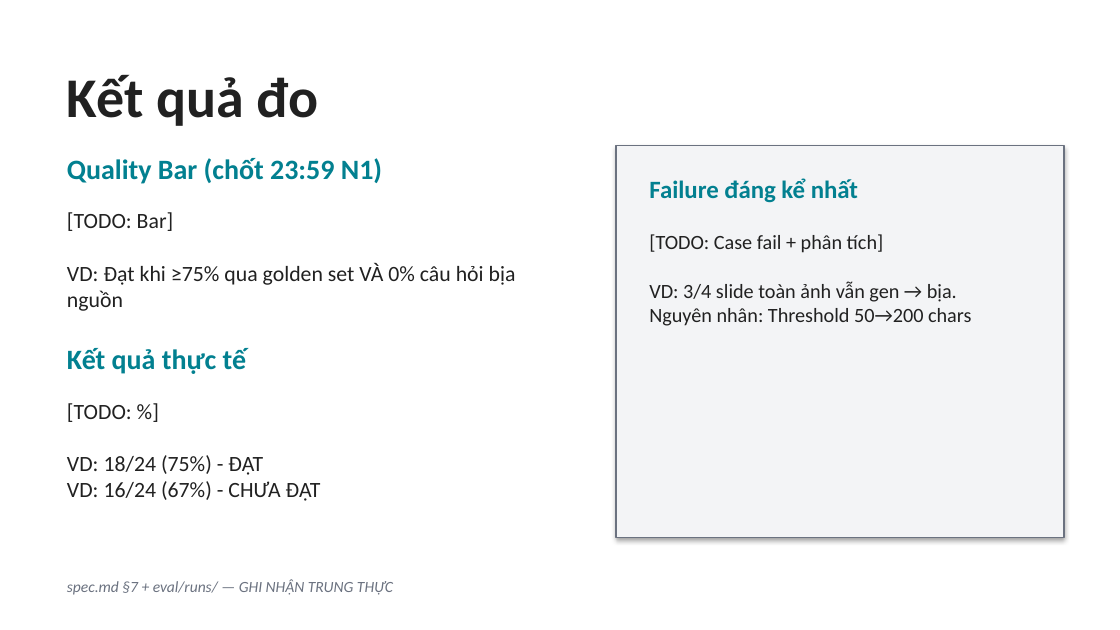
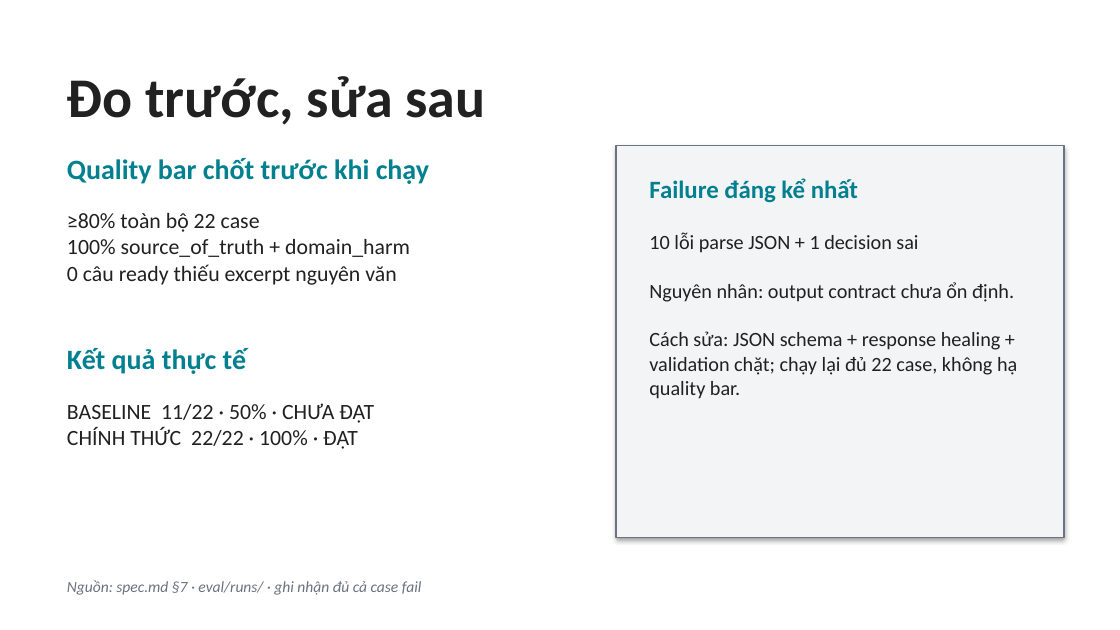
Before and after one commit to minhduc3105/K3-hackathon-Fable-E403, a slide deck: slide 4 of demo-slides.pptx. Drawn at 1120x630 pixels with LibreOffice and Linux fonts; fonts in the diff are those of the drawing. Boxes give left, top, right and bottom in pixels: in the first picture for what was removed or moved away, otherwise in the second. Text is boxed around its words. In the diff, an @@ line names an element or a change of style, - is before the commit and + after.

Commit message:
complete CP5 validation artifacts

```diff
--- a/demo-slides.pptx
+++ b/demo-slides.pptx
@@ text at [67, 76, 486, 125]: text changed @@
-Kết quả đo
+Đo trước, sửa sau
@@ text at [67, 158, 429, 184]: text changed @@
-Quality Bar (chốt 23:59 N1)
+Quality bar chốt trước khi chạy
@@ text at [67, 213, 410, 285]: text changed @@
-[TODO: Bar]
-VD: Đạt khi ≥75% qua golden set VÀ 0% câu hỏi bịa nguồn
+≥80% toàn bộ 22 case
+100% source_of_truth + domain_harm
+0 câu ready thiếu excerpt nguyên văn
@@ text at [649, 232, 1017, 399]: text changed @@
-[TODO: Case fail + phân tích]
-VD: 3/4 slide toàn ảnh vẫn gen → bịa.
-Nguyên nhân: Threshold 50→200 chars
+10 lỗi parse JSON + 1 decision sai
+Nguyên nhân: output contract chưa ổn định.
+Cách sửa: JSON schema + response healing + validation chặt; chạy lại đủ 22 case, không hạ quality bar.
@@ text at [67, 403, 374, 449]: text changed @@
-[TODO: %]
-VD: 18/24 (75%) - ĐẠT
-VD: 16/24 (67%) - CHƯA ĐẠT
+BASELINE 11/22 · 50% · CHƯA ĐẠT
+CHÍNH THỨC 22/22 · 100% · ĐẠT
@@ text at [67, 580, 422, 595]: text changed @@
-spec.md §7 + eval/runs/ — GHI NHẬN TRUNG THỰC
+Nguồn: spec.md §7 · eval/runs/ · ghi nhận đủ cả case fail
```
Also in this commit, not shown: 3 other slides changed, 2 slides added, 2 slides removed, 9 other files.
